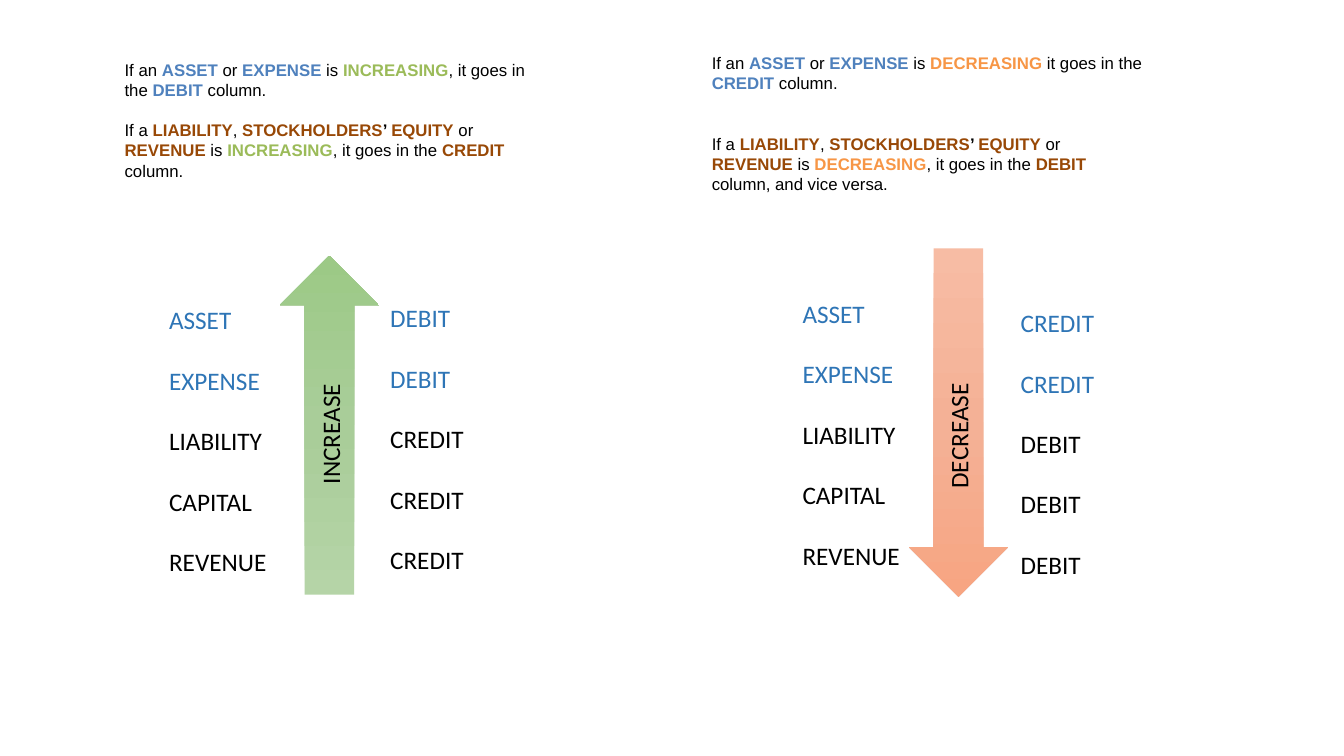
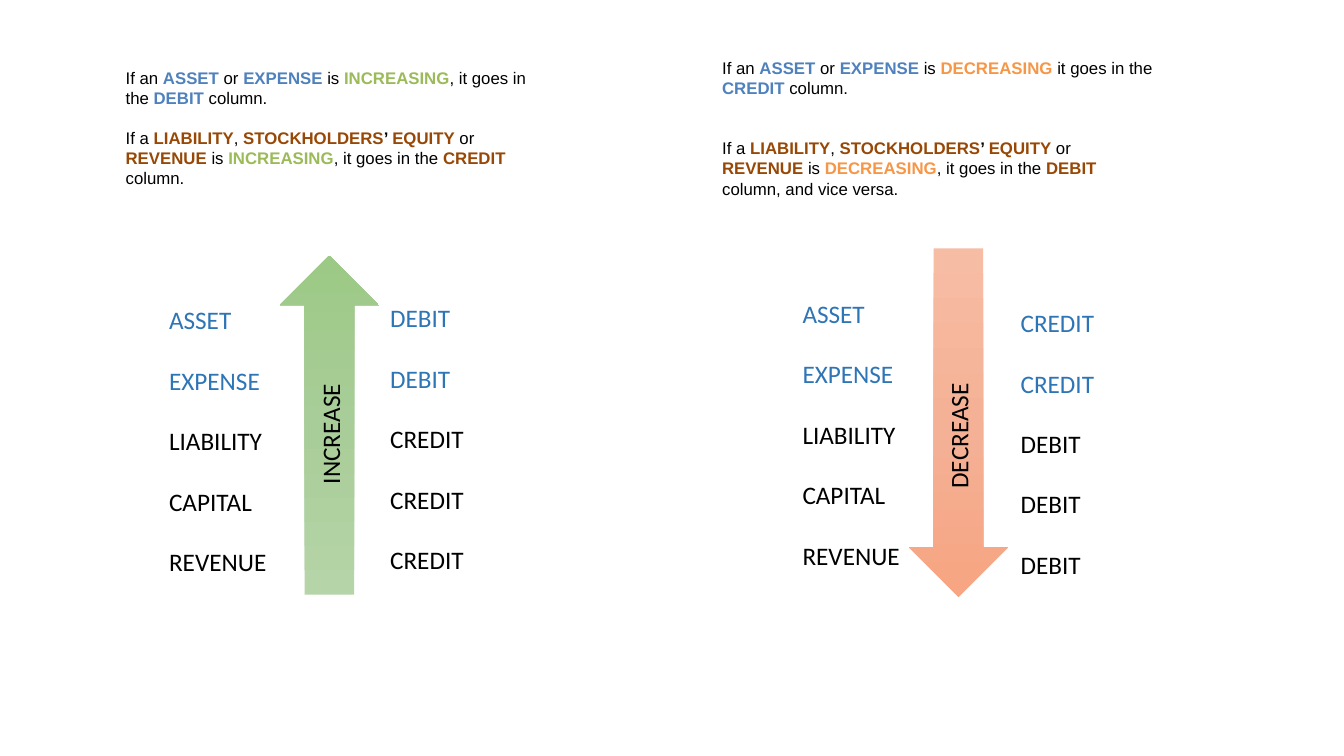
Before and after one commit to leonardodls/product-introduction-financial-accounting, a slide deck: slide 2 of assets/public/Chapter_2_Recording_accounting_transactions/documents/resources/Media/2.1.pptx. Drawn at 1344x756 pixels with LibreOffice and Linux fonts; fonts in the diff are those of the drawing. Boxes give left, top, right and bottom in pixels: in the first picture for what was removed or moved away, otherwise in the second. Text is boxed around its words. In the diff, an @@ line names an element or a change of style, - is before the commit and + after.

```diff
--- a/assets/public/Chapter_2_Recording_accounting_transactions/documents/resources/Media/2.1.pptx
+++ b/assets/public/Chapter_2_Recording_accounting_transactions/documents/resources/Media/2.1.pptx
@@ text "If an ASSET or EXPENSE ...": place and size @@
-text "If an ASSET or EXPENSE ..." at [712, 57, 1142, 192]
+text "If an ASSET or EXPENSE ..." at [722, 62, 1152, 197]
@@ text "If an ASSET or EXPENSE ...": place and size @@
-text "If an ASSET or EXPENSE ..." at [125, 64, 525, 177]
+text "If an ASSET or EXPENSE ..." at [126, 72, 526, 184]
```
Also in this commit, not shown: 21 other files.
